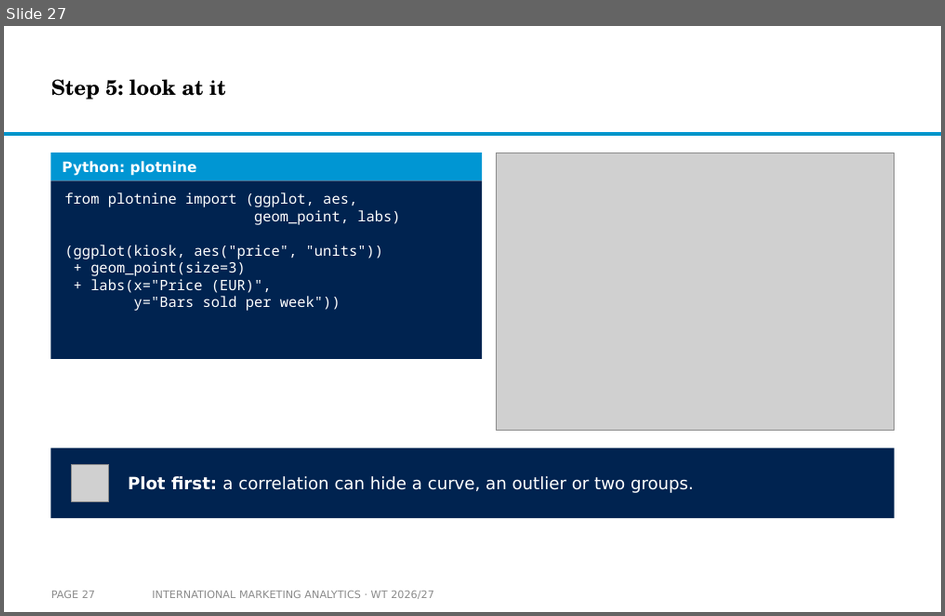
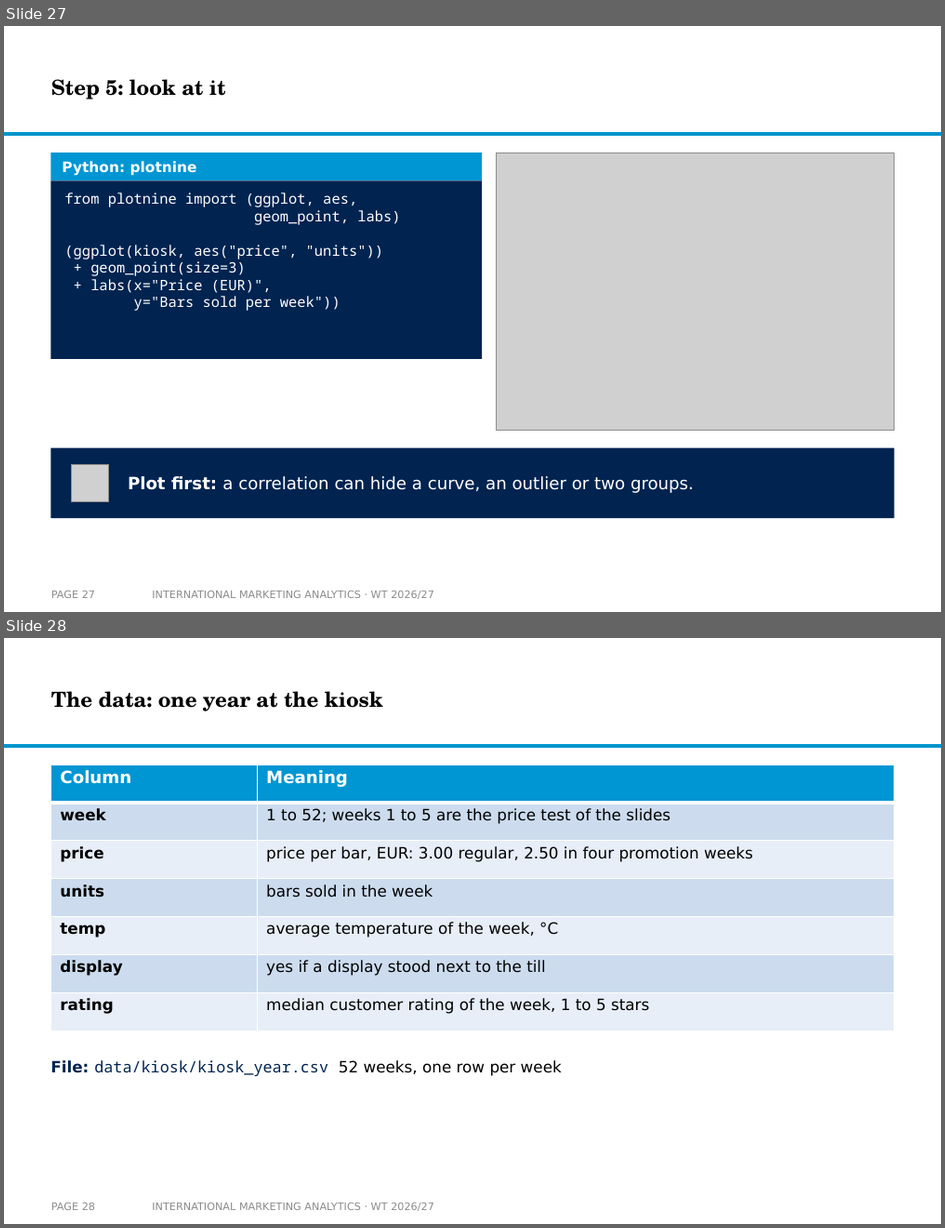
Before and after one commit to arnefloh-wu/international-marketing-analytics-teaching, a slide deck: slides/01b_statistics-and-regression_WT26-27.pptx. Shown one above the other, each under a label of ours: slide 27 before the commit, slides 27 and 28 after it. The pictures are 945x616 and 945x1228 pixels, drawn with LibreOffice and Linux fonts; fonts in the diff are those of the drawing; grey boxes stand for pictures; background and template pictures are left out. Boxes give left, top, right and bottom in pixels: in the first picture for what was removed or moved away, otherwise in the second. Text is boxed around its words. In the diff, an @@ line names an element or a change of style, - is before the commit and + after.

```diff
--- a/slides/01b_statistics-and-regression_WT26-27.pptx
+++ b/slides/01b_statistics-and-regression_WT26-27.pptx
@@ slide 28 added at [4, 638, 941, 1224], background #FFFFFF; not listed: 1 template element that a slide beside it also shows @@
@@ title added at [51, 691, 383, 711], 16 pt, text #000000, bold @@
+The data: one year at the kiosk
@@ table added at [50, 764, 895, 1030], 7 rows, 2 columns @@
+Column | Meaning
+week | 1 to 52; weeks 1 to 5 are the price test of the slides
+price | price per bar, EUR: 3.00 regular, 2.50 in four promotion weeks
+units | bars sold in the week
+temp | average temperature of the week, °C
+display | yes if a display stood next to the till
+rating | median customer rating of the week, 1 to 5 stars
@@ text added at [50, 1060, 562, 1076], 12 pt, text #002350 @@
+File: data/kiosk/kiosk_year.csv 52 weeks, one row per week
@@ page number added at [51, 1203, 95, 1210], 8 pt, text #8C8C8C @@
+PAGE 28
@@ text added at [152, 1203, 435, 1211], 8 pt, text #8C8C8C @@
+INTERNATIONAL MARKETING ANALYTICS · WT 2026/27
```
Also in this commit, not shown: 6 slides changed, 3 other slides added, 1 slide removed, 6 other files.
